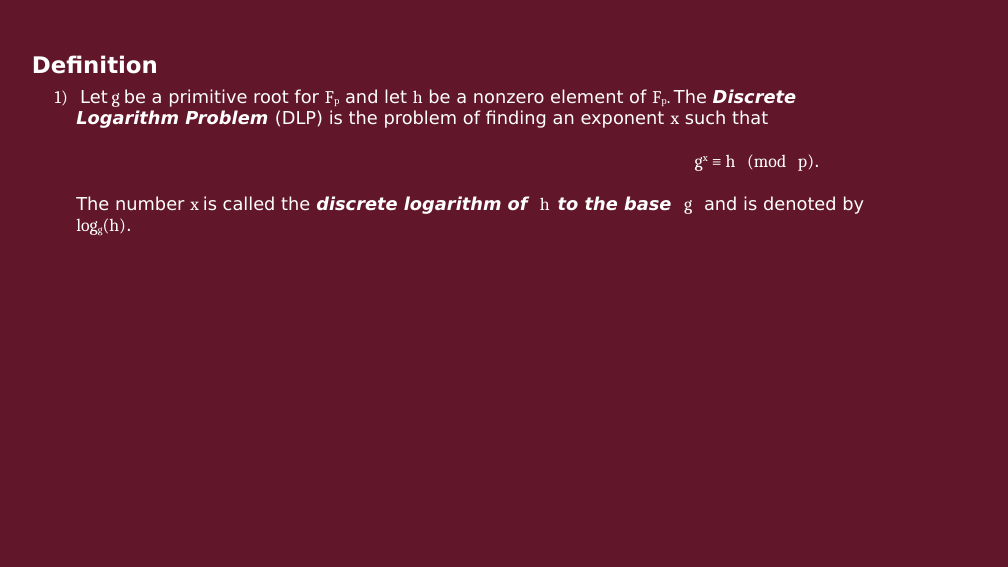
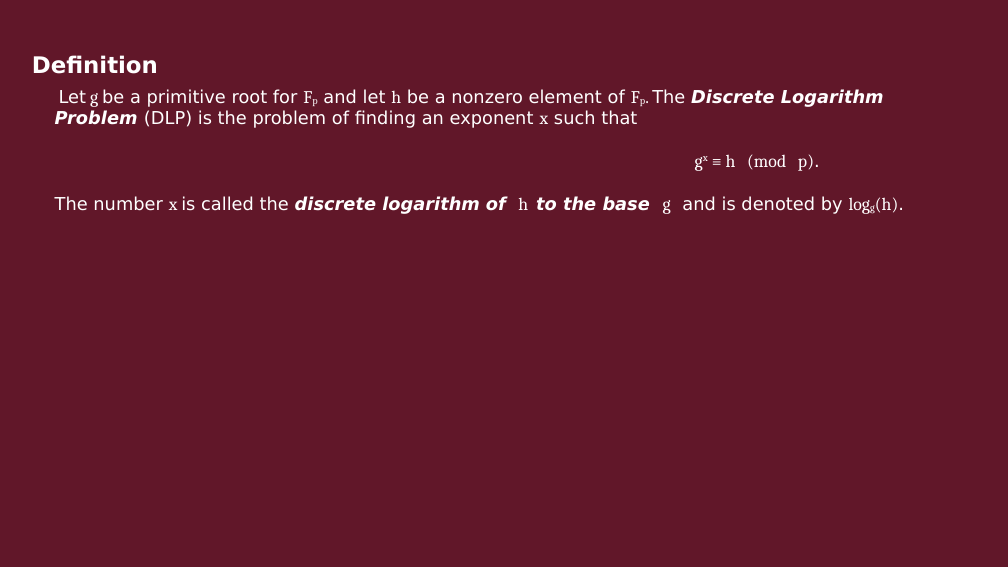
Before and after one commit to Quin-Darcy/seccom, a slide deck: slide 15 of presentation/cryptography_and_network_protocols.odp (slide 8 before the commit). Drawn at 1008x567 pixels with LibreOffice and Linux fonts; fonts in the diff are those of the drawing. Boxes give left, top, right and bottom in pixels: in the first picture for what was removed or moved away, otherwise in the second. Text is boxed around its words. In the diff, an @@ line names an element or a change of style, - is before the commit and + after.

```diff
--- a/presentation/cryptography_and_network_protocols.odp
+++ b/presentation/cryptography_and_network_protocols.odp
@@ text "Let g be a primitive ..." at (x1=55, y1=89, x2=904, y2=214): bullet 1) to none @@
```
Also in this commit, not shown: 2 other slides changed, 12 slides added, 1 slide removed, 4 other files.
